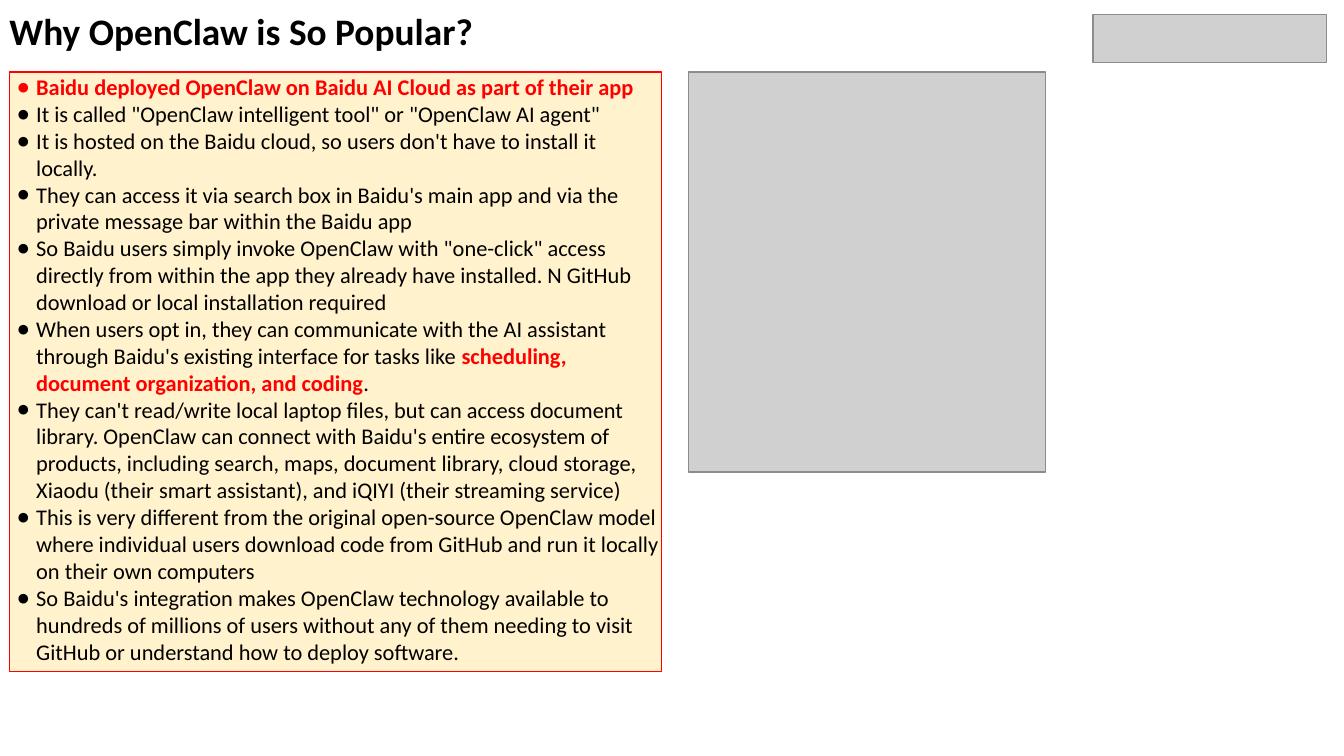
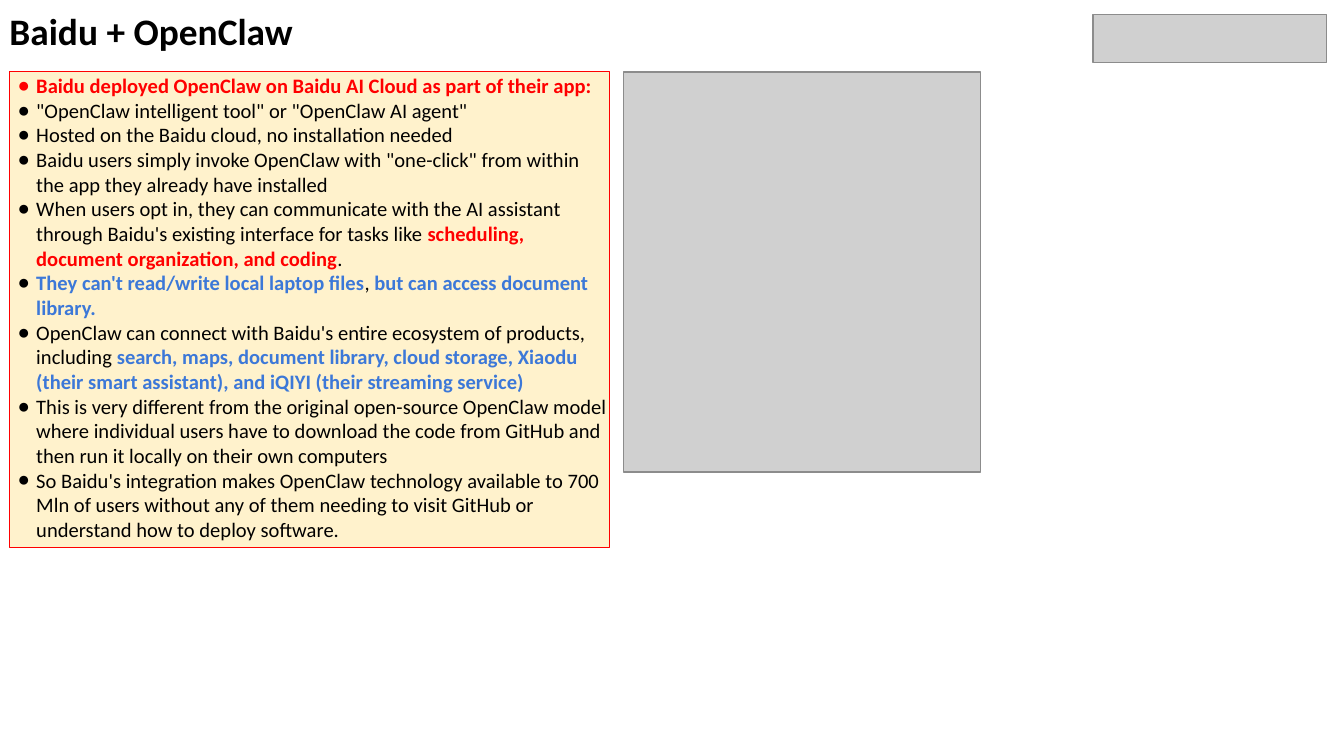
Before and after one commit to lselector/seminar, a slide deck: slide 5 of 2026/2026-02-13-AI-Updates.pptx. Drawn at 1344x756 pixels with LibreOffice and Linux fonts; fonts in the diff are those of the drawing; grey boxes stand for pictures. Boxes give left, top, right and bottom in pixels: in the first picture for what was removed or moved away, otherwise in the second. Text is boxed around its words. In the diff, an @@ line names an element or a change of style, - is before the commit and + after.

Commit message:
update

```diff
--- a/2026/2026-02-13-AI-Updates.pptx
+++ b/2026/2026-02-13-AI-Updates.pptx
@@ text at bbox=[9, 18, 293, 51]: text changed @@
-Why OpenClaw is So Popular?
+Baidu + OpenClaw
@@ rectangle "Baidu deployed OpenClaw on Baidu ...": place and size @@
-rectangle "Baidu deployed OpenClaw on Baidu ..." at bbox=[9, 71, 661, 671]
+rectangle "Baidu deployed OpenClaw on Baidu ..." at bbox=[9, 71, 609, 547]
@@ text in rectangle at bbox=[36, 78, 591, 196]: text changed; size 12 to 11 pt @@
-● Baidu deployed OpenClaw on Baidu AI Cloud as part of their app
-● It is called "OpenClaw intelligent tool" or "OpenClaw AI agent"
-● It is hosted on the Baidu cloud, so users don't have to install it locally.
-● They can access it via search box in Baidu's main app and via the private message bar within the Baidu app
-● So Baidu users simply invoke OpenClaw with "one-click" access directly from within the app they already have installed. N GitHub download or local installation required
+● Baidu deployed OpenClaw on Baidu AI Cloud as part of their app:
+● "OpenClaw intelligent tool" or "OpenClaw AI agent"
+● Hosted on the Baidu cloud, no installation needed
+● Baidu users simply invoke OpenClaw with "one-click" from within the app they already have installed
@@ picture: place and size @@
-picture at bbox=[688, 71, 1044, 472]
+picture at bbox=[624, 71, 980, 472]
@@ text in rectangle at bbox=[36, 201, 560, 270]: size 12 to 11 pt in "When users opt in, they can communicate ..."; indent changed @@
@@ text in rectangle at bbox=[36, 275, 606, 541]: text changed; size 12 to 11 pt @@
-● They can't read/write local laptop files, but can access document library. OpenClaw can connect with Baidu's entire ecosystem of products, including search, maps, document library, cloud storage, Xiaodu (their smart assistant), and iQIYI (their streaming service)
-● This is very different from the original open-source OpenClaw model where individual users download code from GitHub and run it locally on their own computers
-● So Baidu's integration makes OpenClaw technology available to hundreds of millions of users without any of them needing to visit GitHub or understand how to deploy software.
+● They can't read/write local laptop files, but can access document library.
+● OpenClaw can connect with Baidu's entire ecosystem of products, including search, maps, document library, cloud storage, Xiaodu (their smart assistant), and iQIYI (their streaming service)
+● This is very different from the original open-source OpenClaw model where individual users have to download the code from GitHub and then run it locally on their own computers
+● So Baidu's integration makes OpenClaw technology available to 700 Mln of users without any of them needing to visit GitHub or understand how to deploy software.
```
Also in this commit, not shown: 6 other slides changed, 1 slide added.
